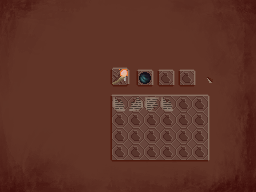
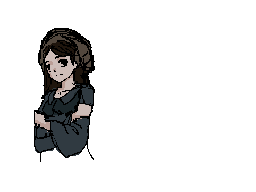
Before/after of a (256, 192) layered artwork. What changed in the layer stack:
added layer "Layer 1" in group "over" over bbox(34, 28, 95, 162)
renamed "onHover" to "ref", hid it over bbox(0, 0, 256, 192)
hid "decay" over bbox(0, 0, 256, 192)
hid "overLayBaisc" over bbox(0, 0, 256, 192)
hid group "BG" (4 layers) over bbox(0, 0, 256, 192)
